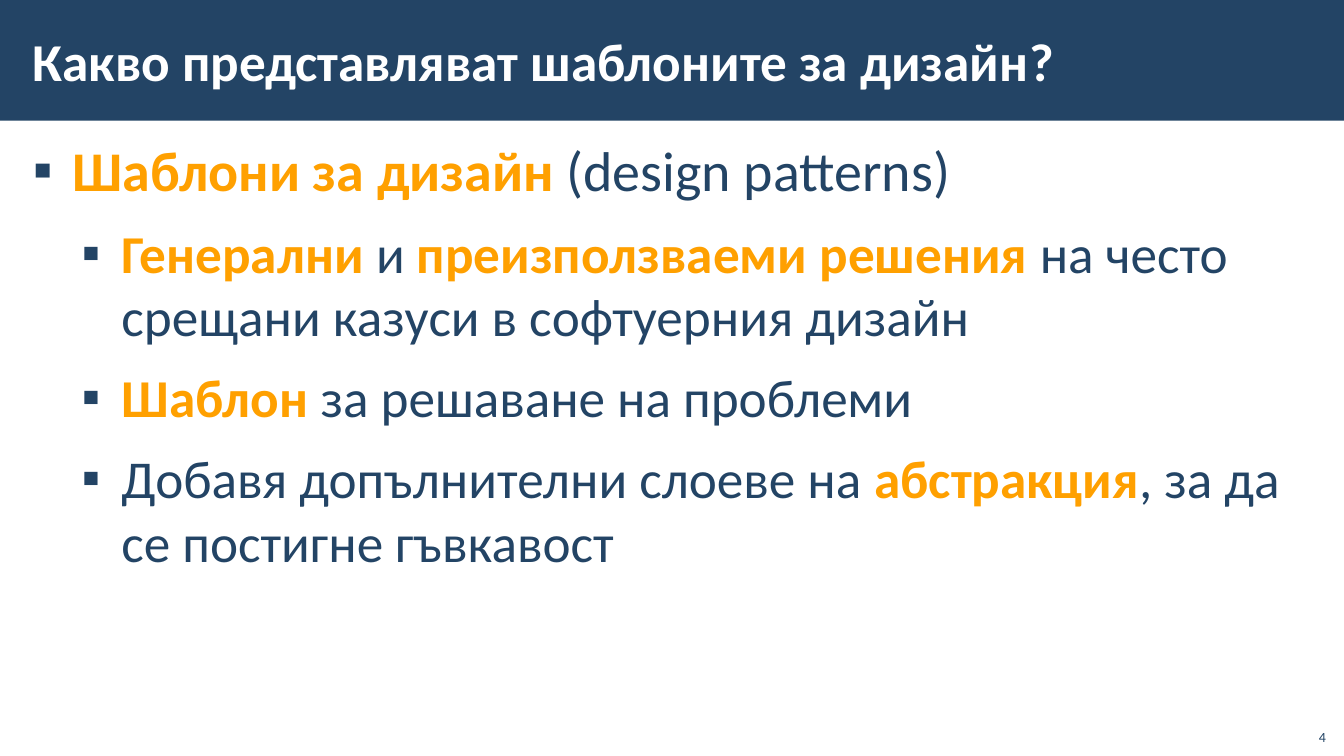
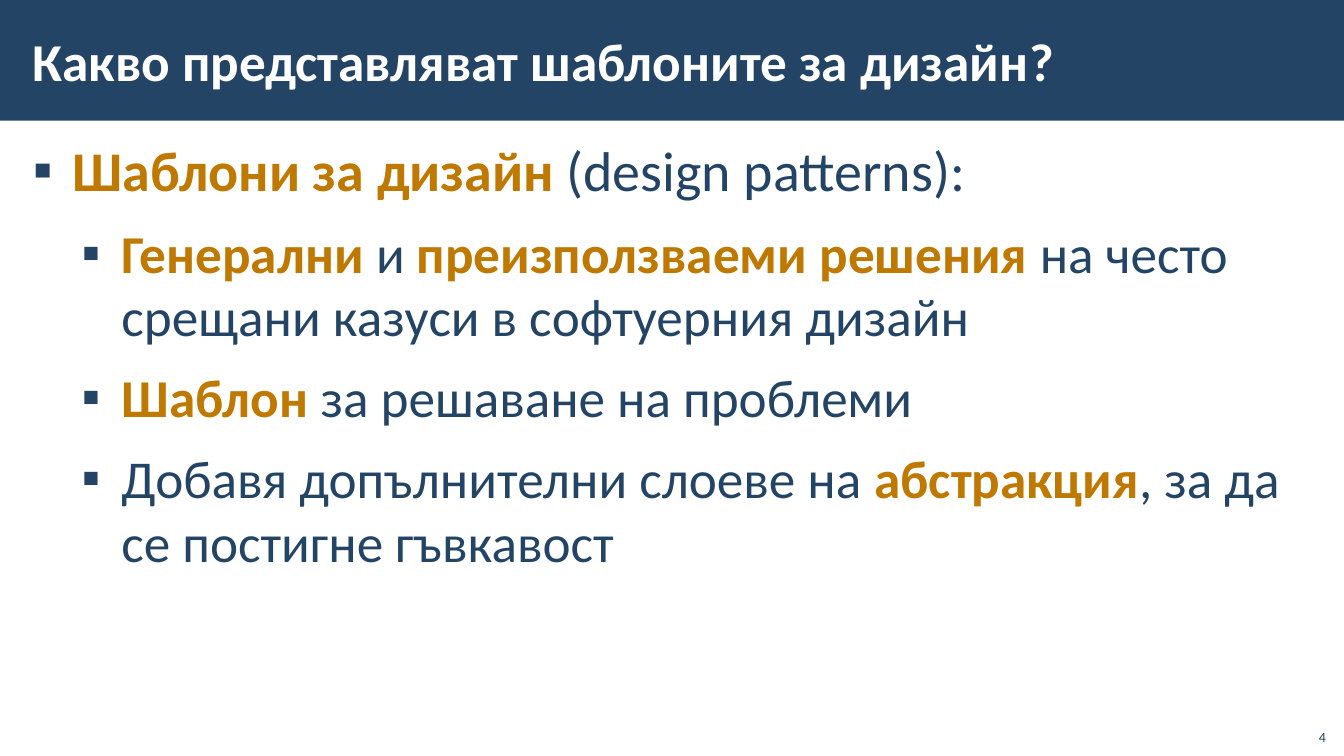
Before and after one commit to BG-IT-Edu/School-Programming, a slide deck: slide 4 of Courses/Software-Sciences/Module-1-OOP/14-Design-Patterns/14-Design-Patterns.pptx. Drawn at 1344x756 pixels with LibreOffice and Linux fonts; fonts in the diff are those of the drawing; background and template pictures are left out. Boxes give left, top, right and bottom in pixels: in the first picture for what was removed or moved away, otherwise in the second. Text is boxed around its words. In the diff, an @@ line names an element or a change of style, - is before the commit and + after.

Commit message:
Added status labels + fixes for design patterns

```diff
--- a/Courses/Software-Sciences/Module-1-OOP/14-Design-Patterns/14-Design-Patterns.pptx
+++ b/Courses/Software-Sciences/Module-1-OOP/14-Design-Patterns/14-Design-Patterns.pptx
@@ text at (x1=73, y1=150, x2=965, y2=201): text changed @@
-▪ Шаблони за дизайн (design patterns)
+▪ Шаблони за дизайн (design patterns):
@@ text at (x1=121, y1=238, x2=1279, y2=563): text colour #FFA000 to #BF7800 in "Генерални преизползваеми решения", "Шаблон", "абстракция," @@
```
Also in this commit, not shown: 37 other slides changed, 3 slides added, 3 slides removed, 1 other file.
